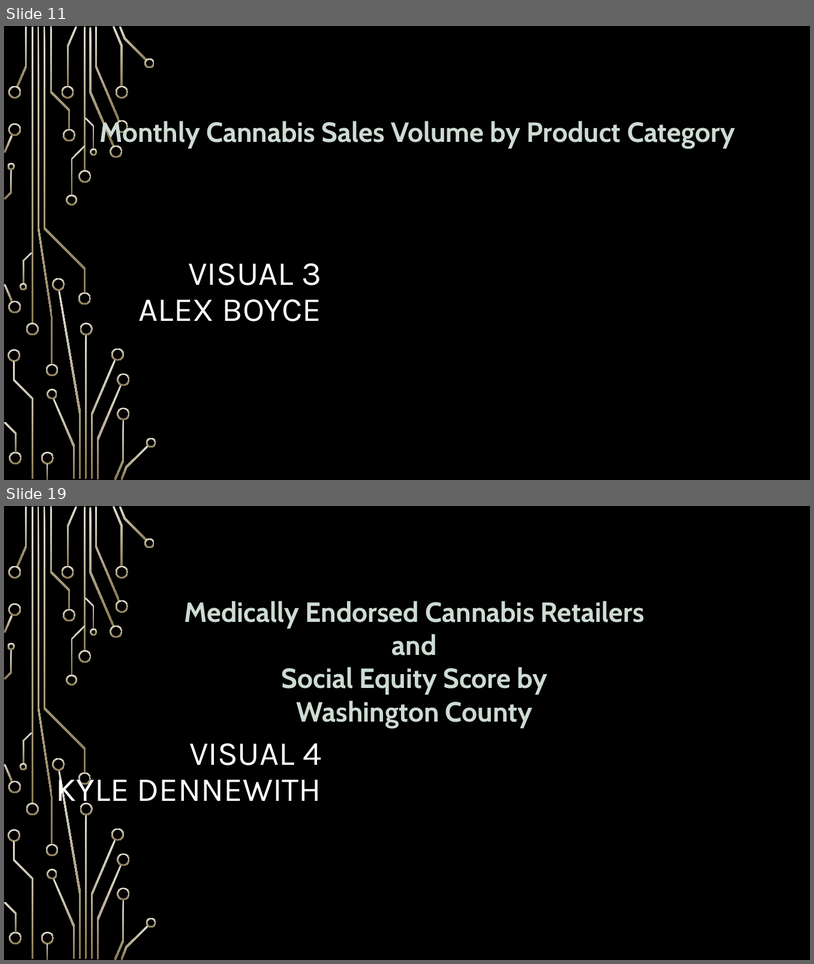
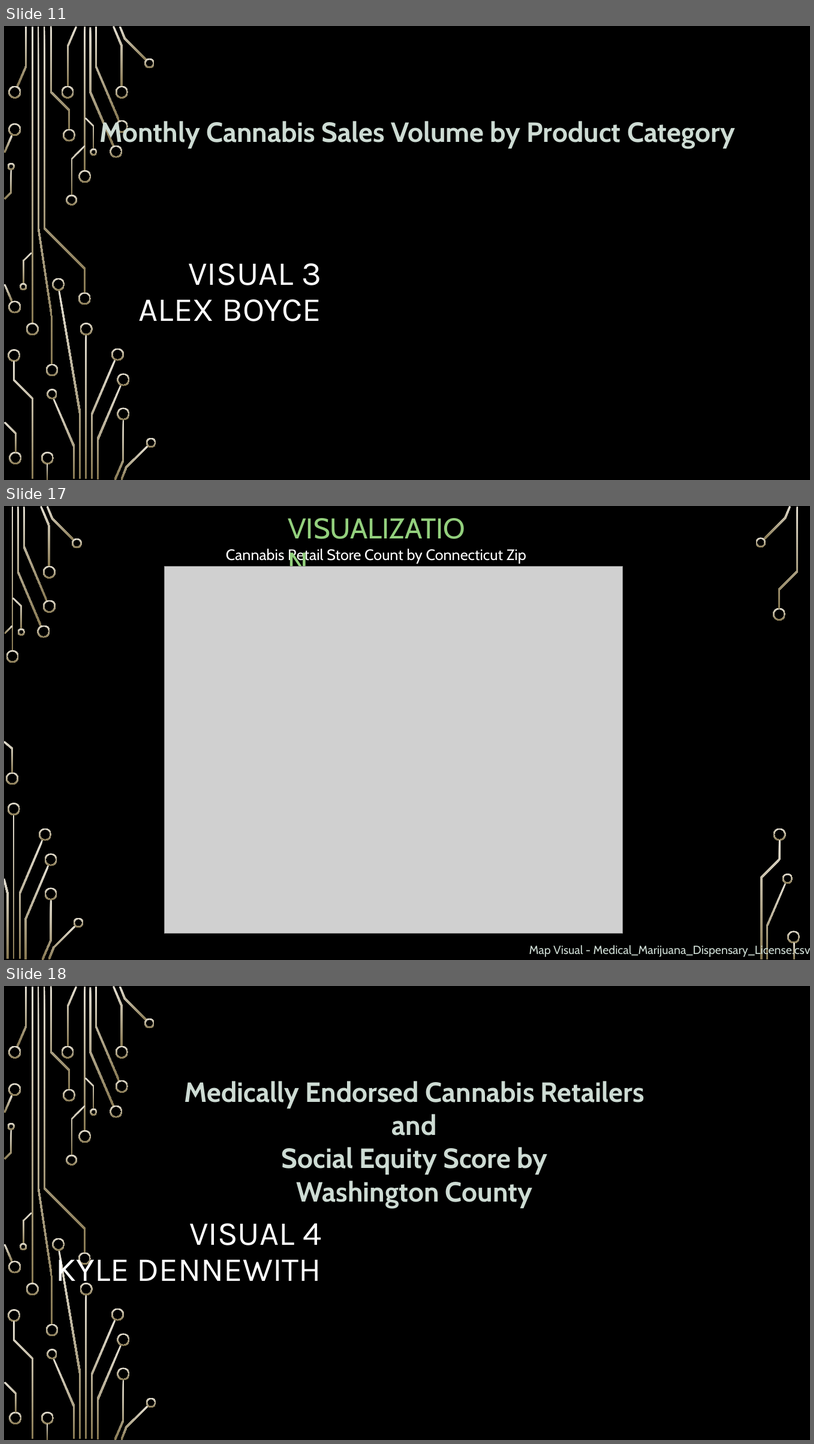
Before and after one commit to nood-leog/CS445-Group, a slide deck: Final Presentation Slides.pptx. Shown one above the other, each under a label of ours: slides 11 and 19 before the commit, slides 11, 17 and 18 after it; the slides between them are not shown. The pictures are 814x964 and 814x1444 pixels, drawn with LibreOffice and Linux fonts; fonts in the diff are those of the drawing; grey boxes stand for pictures; background and template pictures are left out. Boxes give left, top, right and bottom in pixels: in the first picture for what was removed or moved away, otherwise in the second. Text is boxed around its words. In the diff, an @@ line names an element or a change of style, - is before the commit and + after.

```diff
--- a/Final Presentation Slides.pptx
+++ b/Final Presentation Slides.pptx
@@ slide 17 added at box(4, 506, 810, 960), background picture (left out) @@
@@ text added at box(282, 507, 479, 567), 34 pt, text #93D07D @@
+VISUALIZATION
@@ text added at box(226, 549, 527, 567), 18 pt, text #FFFFFF @@
+Cannabis Retail Store Count by Connecticut Zip Code
@@ picture added at box(164, 567, 623, 934) @@
@@ text added at box(530, 944, 810, 957), 14 pt, text #CDDBD3 @@
+Map Visual - Medical_Marijuana_Dispensary_License.csv
@@ group added at box(4, 506, 801, 960): 33 freeform shapes, 3 rectangles @@
@@ what was slide 19 is now slide 18 @@
```
Also in this commit, not shown: 6 slides changed, 2 other slides added, 4 slides removed.
